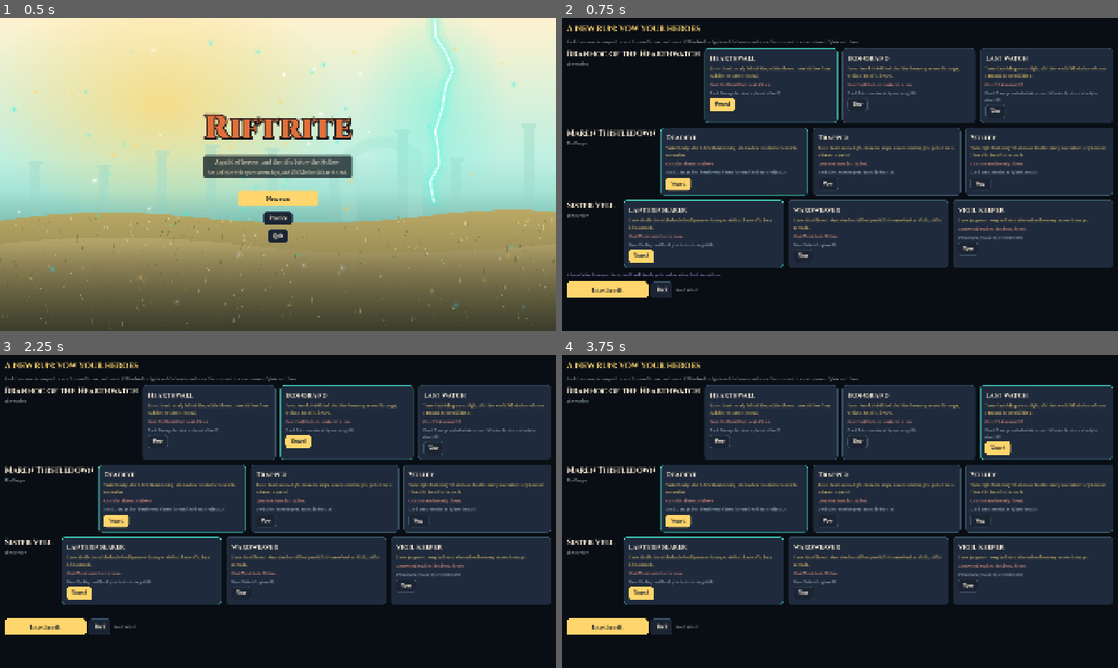
Above: before the commit, frames 1-4 (two rows, left to right).
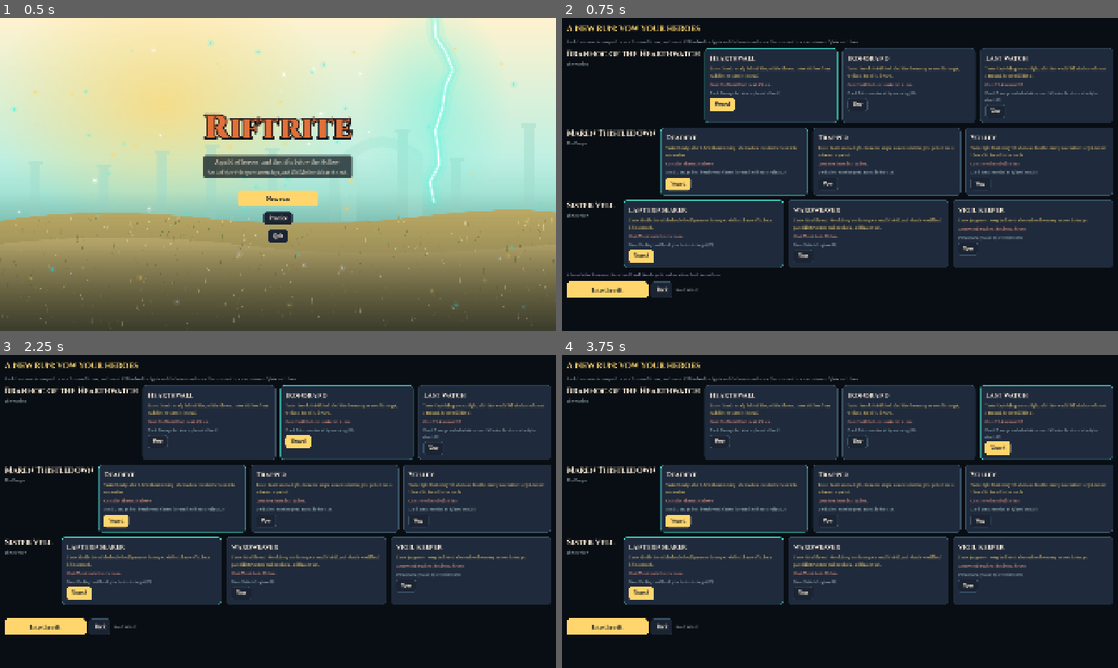
Above: after the commit, the same moments.

Repository: 22nmcdon/Riftrite
Game: Godot game, scene res://src/ui/main.tscn
The game is run twice, just before and just after one commit, with the same random seed, the same clock (stepped at 60 frames per second) and the same inputs.
Inputs:
- Up to frame 1 (0.5 s): no input
- Up to frame 2 (0.75 s): click "New run" at 0.5 s
- Up to frame 3 (2.25 s): click "Vowed" at 1.25 s; click "Vow" at 2 s
- Up to frame 4 (3.75 s): click "Vow" at 2.75 s; click "Vow" at 3.5 s

Frame 1 is identical in both runs. In frame 2, 0.3% of the frame differs, in the area x 26-83%, y 23-73%; in frame 3, 0.3%; in frame 4, 0.3%.

Commit message:
Phase 6 step 6e (in progress): trial G, the paths
Volley reaches 4 hexes again in both forms, and her vow's cost is
Light Draw (her shots deal 5% less): losing a hex had helped her.
Wardweaver's vowed Mend also gives its target a small Shield, so her
deed (Shield she gives) fills in every run, not only when Mend
overheals. Hearthwall's threshold 2 -> 4 (he transformed on day 2),
Lanternbearer's 45 -> 35 (55% transformed, median day 5).

Co-Authored-By: Claude Opus 5.5 <noreply@anthropic.com>
Claude-Session: https://claude.ai/code/session_01VWbnQMStSgZKvP13WqCoVW

Diff:
--- a/data/paths.json
+++ b/data/paths.json
@@ -263,15 +263,21 @@
     "placement": "A loose spot with room to move.",
     "vowed": {
       "taste": "Split Shot: every 4th shot also hits the enemy nearest her target, within 1 hex of it, for a third as much.",
-      "cost": "She reaches only 3 hexes.",
-      "patch": {
-        "stats_add": {
-          "range": -1
-        },
+      "cost": "Her shots deal 5% less.",
+      "patch": {
+        "passives": [
+          {
+            "id": "light_draw",
+            "name": "Light Draw",
+            "text": "Her shots deal 5% less.",
+            "kind": "aura",
+            "aura": {"target": "holder", "stat": "damage_bp", "value": 9500}
+          }
+        ],
         "basic_attack": {
           "id": "longshot",
           "name": "Longshot",
-          "text": "Shoots her target from up to 3 hexes away. Every 4th shot splits: it also hits the enemy nearest her target, within 1 hex of it, for a third as much.",
+          "text": "Shoots her target from up to 4 hexes away. Every 4th shot splits: it also hits the enemy nearest her target, within 1 hex of it, for a third as much.",
           "cooldown_ms": 1000,
           "effects": [
             {
@@ -297,7 +303,7 @@
         "signature": {
           "id": "marking_shot",
           "name": "Marking Shot",
-          "text": "Marks the nearest enemy within 3 hexes, so it takes more damage from everyone for a while.",
+          "text": "Marks the nearest enemy within 4 hexes, so it takes more damage from everyone for a while.",
           "trigger": {
             "kind": "mana"
           },
@@ -315,11 +321,8 @@
     },
     "transformed": {
       "text": "Every shot splits to the enemy nearest her target and gives her mana, and she shoots whatever is in reach while she walks. Arrow Storm replaces Marking Shot: arrows rain on a circle for 3s.",
-      "cost": "Each arrow deals less, and she still reaches only 3 hexes.",
-      "patch": {
-        "stats_add": {
-          "range": -1
-        },
+      "cost": "Each arrow deals less.",
+      "patch": {
         "stats_bp": {
           "atsp": 11000,
           "atk": 6500
@@ -330,7 +333,7 @@
         "basic_attack": {
           "id": "longshot",
           "name": "Longshot",
-          "text": "Shoots her target from up to 3 hexes away, even while she walks. Every shot splits: it also hits the enemy nearest her target, within 1 hex of it, for less, and each split gives her mana.",
+          "text": "Shoots her target from up to 4 hexes away, even while she walks. Every shot splits: it also hits the enemy nearest her target, within 1 hex of it, for less, and each split gives her mana.",
           "cooldown_ms": 1000,
           "effects": [
             {
@@ -360,7 +363,7 @@
         "signature": {
           "id": "arrow_storm",
           "name": "Arrow Storm",
-          "text": "Rains arrows on a circle 1 hex around the biggest group of enemies within 3 hexes: for 3s, every enemy inside is hit twice a second.",
+          "text": "Rains arrows on a circle 1 hex around the biggest group of enemies within 4 hexes: for 3s, every enemy inside is hit twice a second.",
           "trigger": {
             "kind": "mana"
           },
@@ -497,7 +500,7 @@
     "deed": {
       "text": "Damage he takes in place of allies",
       "counts": "guarded",
-      "threshold": 2
+      "threshold": 4
     }
   },
   {
@@ -973,7 +976,7 @@
         "kindle"
       ],
       "off_target": true,
-      "threshold": 45
+      "threshold": 35
     }
   },
   {
@@ -985,13 +988,13 @@
     "fantasy": "Stop the damage before it lands.",
     "placement": "Forward, next to Brannoc; where the circle goes matters.",
     "vowed": {
-      "taste": "Ward Thread: what Mend would heal past full HP comes back as Shield, a fifth as much.",
+      "taste": "Ward Thread: Mend also gives its target a small Shield, and what it would heal past full HP comes back as Shield, a fifth as much.",
       "cost": "Mend heals 5% less.",
       "patch": {
         "signature": {
           "id": "mend",
           "name": "Mend",
-          "text": "Heals whichever ally within 3 hexes is lowest on HP, herself included; what it would heal past full HP comes back as a small Shield.",
+          "text": "Heals whichever ally within 3 hexes is lowest on HP, herself included, and gives it a small Shield; what it would heal past full HP comes back as Shield too.",
           "trigger": {
             "kind": "mana"
           },
@@ -1005,6 +1008,14 @@
                 "mgk": 9500
               },
               "overheal_shield_bp": 2000
+            },
+            {
+              "type": "shield",
+              "amount": 4,
+              "target": "target",
+              "scaling": {
+                "mgk": 2000
+              }
             }
           ]
         }
--- a/tests/sim/test_path_kits.gd
+++ b/tests/sim/test_path_kits.gd
@@ -79,7 +79,8 @@
 	# Volley: every 4th shot splits (back from every 6th, phase 5c step 7),
 	# range 3; every shot, fires moving, Arrow Storm.
 	assert_eq(_kit("volley", vowed).basic_attack.effects[1].every, 4)
-	assert_eq(_kit("volley", vowed).stats.get_stat(UnitStats.Stat.RANGE), 3)
+	assert_eq(_kit("volley", vowed).stats.get_stat(UnitStats.Stat.RANGE), 4, "her cost is a damage cut, not her reach (phase 6 step 6e)")
+	assert_true(_kit("volley", vowed).passives.any(func(part: PartDef) -> bool: return part.id == "light_draw"))
 	var volley: UnitDef = _kit("volley", done)
 	assert_eq([volley.basic_attack.effects[1].every, volley.has_trait("fires_moving"), volley.signature.id], [1, true, "arrow_storm"])
 	assert_gt(volley.signature.effects[0].zone_ticks, 0)
